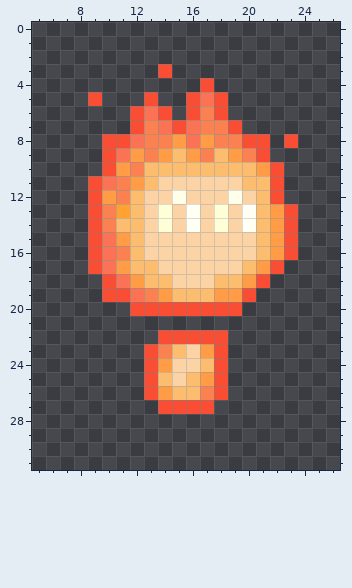
Pixel-art file: Assets/Sprites/Characters/happy-static.aseprite. The picture above is the old version.
32x32 pixels, 1 frame. Colours within 5 levels of each other are drawn and written as one. Shown: x 5..26, y 0..31.
After the commit:
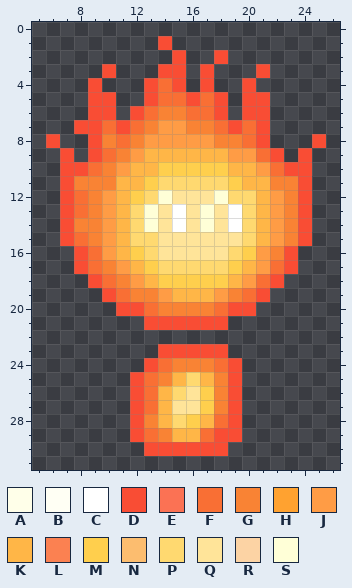
Palette (. is transparent): A #ffffe9  B #fffff4  C #ffffff  D #f94d34  E #fb7254  F #f96f34  G #f98334  H #ffa230  J #ff9c45  K #ffb647  L #fb8151  M #ffcf4d  N #fcbd6f  P #ffd970  Q #ffe499  R #fcd3a4  S #ffffd7
Edits made:
layer "Happy Spirit (Static))/Head" added
layer "Happy Spirit (Static))/Eyes" added
layer "Happy Spirit (Static))/Face" removed
layer "Happy Spirit (Static))/Body Shadow" removed
layer "Happy Spirit (Static))/Face Shadow" removed
layer "Happy Spirit (Static))/Face Highlight" removed
Changed rows in their new state; - is an unchanged pixel.
Layers "Happy Spirit (Static))/Eyes", "Happy Spirit (Static))/Head", "Happy Spirit (Static))/Body":
first column x 6:
 1 --------D-----------
 2 ---------D--D-------
 3 ----D----D-D---D----
 4 ---D---DFD----D-----
 5 ----D---FF-F--DD----
 6 ---DD--FGGFF--DD----
 7 --DDFDFGJJGGF-FD----
 8 D--DGFGJJ-J-GGF--.-D
 9 -D-DFG-KKKKKK-JFD-D-
10 -DDFG-KKMMMMMKK-FDD-
11 -DGGGKKMPPPPPMKKGGD-
12 -DFG-KMPSQQQSPPKJGD-
13 -DFGJKPSQCQSQCPK-GD-
14 -DGGJKPSQCQSQCPK-GD-
15 -DFGJKPPQQQQQQPK-GD-
16 --DFJKMPQQQQQPMJG---
17 --DFG-KMPPPPPMK-FD--
18 ---DFG-KMMMMMK-FD---
19 -----FGG-KKK-GFD----
20 -----D-FGGGGF-D-----
21 -------DDDDDD-------
22 --------.....-------
23 -------.DDDD--------
24 --------FGGGFD------
25 ------DFGKPKGD------
26 ------DFKPQMGD------
27 ------DFKQQMGD------
28 ------DGKPMKFD------
29 ------DFGKKFDD------
30 -------DDDDDD-------
Boxes around the changes in both pictures, in picture pixels (x1, y1, x2, y2):
changed: (46, 36, 326, 456)
